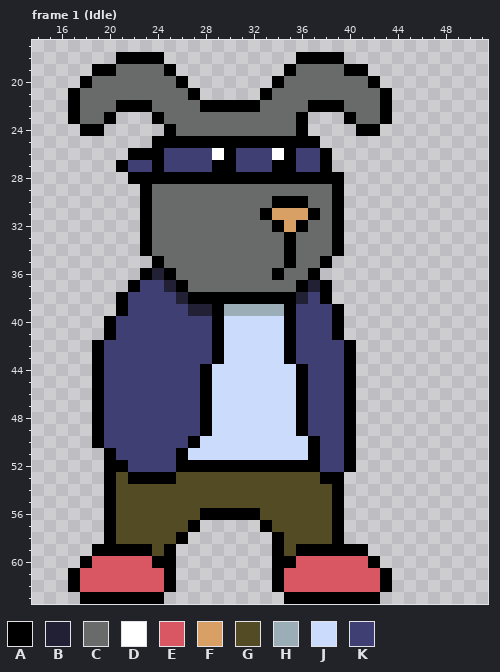
A pixel-art file gets an edit: Assets/Animation/Player/NewSpritesheets/New_Bemmy_Main.aseprite. Above: the version before the commit.
64x64 pixels, 29 frames. Shown: frame 1 (Idle): x 14..51, y 17..63. The commit also changed other frames, which this record leaves out.
Visible layers, top first: "HEAD", "EARS", "BODY", "LEGS/LEFT LEG", "LEGS/RIGHT LEG".
Palette (. is transparent): A #000000  B #222034  C #696a6a  D #ffffff  E #d95763  F #d9a066  G #524b24  H #9badb7  J #cbdbfc  K #3f3f74
Pixels before, frame 1 (Idle), first column x 17:
18 ....AAAA...........AAAA....
19 ..AACCCCA.........ACCCCAA..
20 .ACCCCCCCA.......ACCCCCCCA.
21 ACCCCCCCCCA.....ACCCCCCCCCA
22 ACCCAAACCCCAAAAACCCCAAACCCA
23 ACCA...ACCCCCCCCCCCA...ACCA
24 .AA.....ACCCCCCCCCCA....AA.
25 .......AAAAAAAAAAAAAA......
26 .....AAAKKKKDAKKKDAKKA.....
27 ....AKKAKKKKAAKKKAAKKA.....
28 .....AAAAAAAAAAAAAAAAAA....
29 ......ACCCCCCCCCCCCCCCA....
30 ......ACCCCCCCCCCAAACCA....
31 ......ACCCCCCCCCAFFFACA....
32 ......ACCCCCCCCCCAFACCA....
33 ......ACCCCCCCCCCCACCCA....
34 ......ACCCCCCCCCCCACCCA....
35 .......ACCCCCCCCCCACCA.....
36 ......ABACCCCCCCCACCA......
37 .....AKKBACCCCCCCCCABA.....
38 ....AKKKKBAAAAAAAAABKA.....
39 ....AKKKKKBBAHHHHHAKKKA....
40 ...AKKKKKKKKAJJJJJAKKKA....
41 ...AKKKKKKKKAJJJJJAKKKA....
42 ..AKKKKKKKKKAJJJJJAKKKKA...
43 ..AKKKKKKKKKAJJJJJAKKKKA...
44 ..AKKKKKKKKAJJJJJJJAKKKA...
45 ..AKKKKKKKKAJJJJJJJAKKKA...
46 ..AKKKKKKKKAJJJJJJJAKKKA...
47 ..AKKKKKKKKAJJJJJJJAKKKA...
48 ..AKKKKKKKKAJJJJJJJAKKKA...
49 ..AKKKKKKKKAJJJJJJJAKKKA...
50 ..AKKKKKKKAJJJJJJJJJAKKA...
51 ...AKKKKKAJJJJJJJJJJAKKA...
52 ...AAKKKKAAAAAAAAAAAAKKA...
53 ...AGAAAAGGGGGGGGGGGGAA....
54 ...AGGGGGGGGGGGGGGGGGGA....
55 ...AGGGGGGGGGGGGGGGGGGA....
56 ...AGGGGGGGAAAAAGGGGGGA....
57 ...AGGGGGGA.....AGGGGGA....
58 ...AGGGGGA.......AGGGGA....
59 ..AAAAAGA........AGAAAAAA..
60 .AEEEEEAA........AAEEEEEEA.
61 AEEEEEEEA........AEEEEEEEEA
62 AEEEEEEEA........AEEEEEEEEA
63 .AAAAAAA..........AAAAAAAA.
New version:
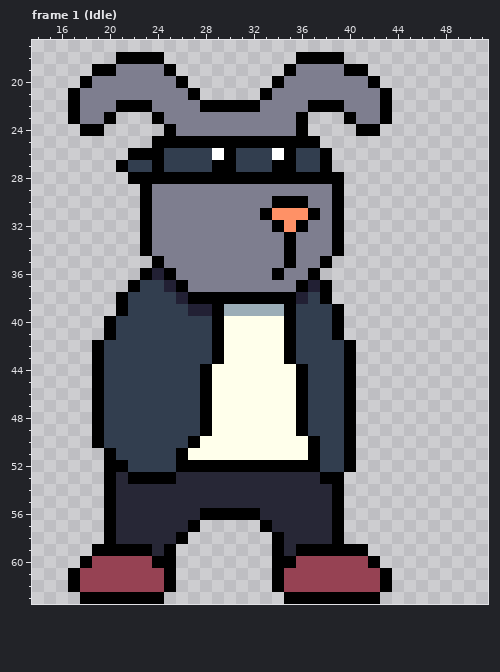
From old to new:
colour C: #696a6a -> #7e7e8f
colour E: #d95763 -> #964253
colour F: #d9a066 -> #ff9166
colour G: #524b24 -> #272736
colour J: #cbdbfc -> #ffffeb
colour K: #3f3f74 -> #323e4f
Changed places in both pictures, as pixel boxes (x1, y1, x2, y2):
changed: (80, 64, 380, 592)
